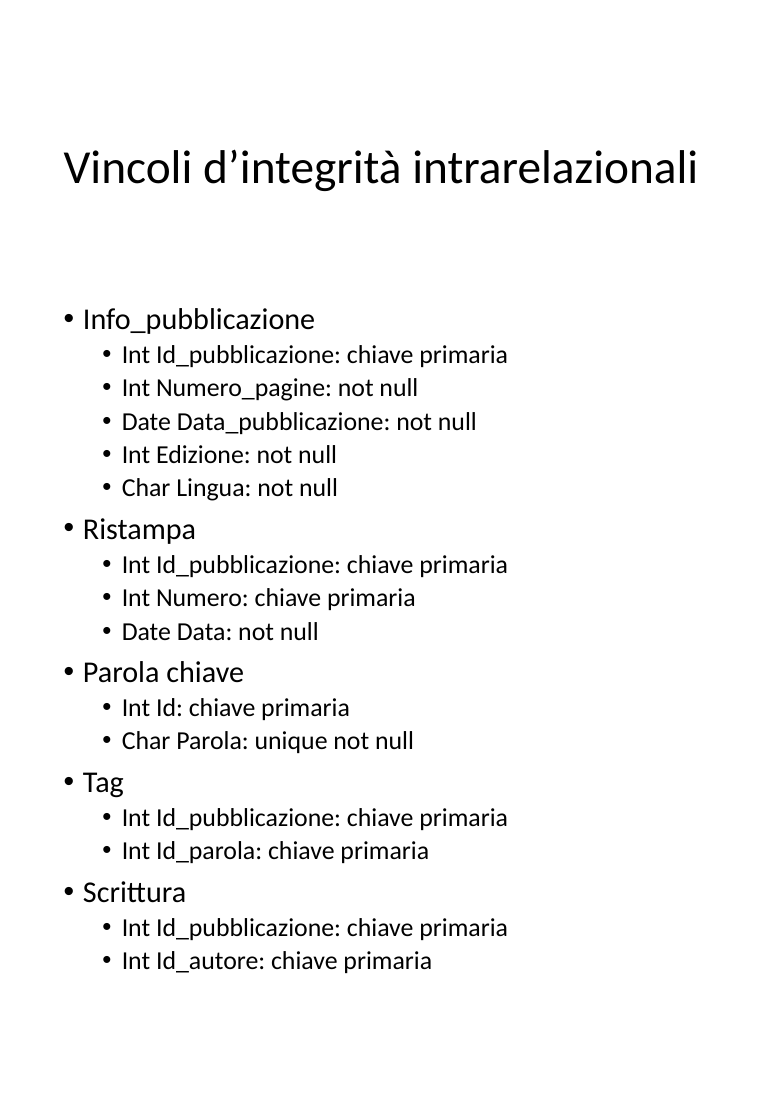
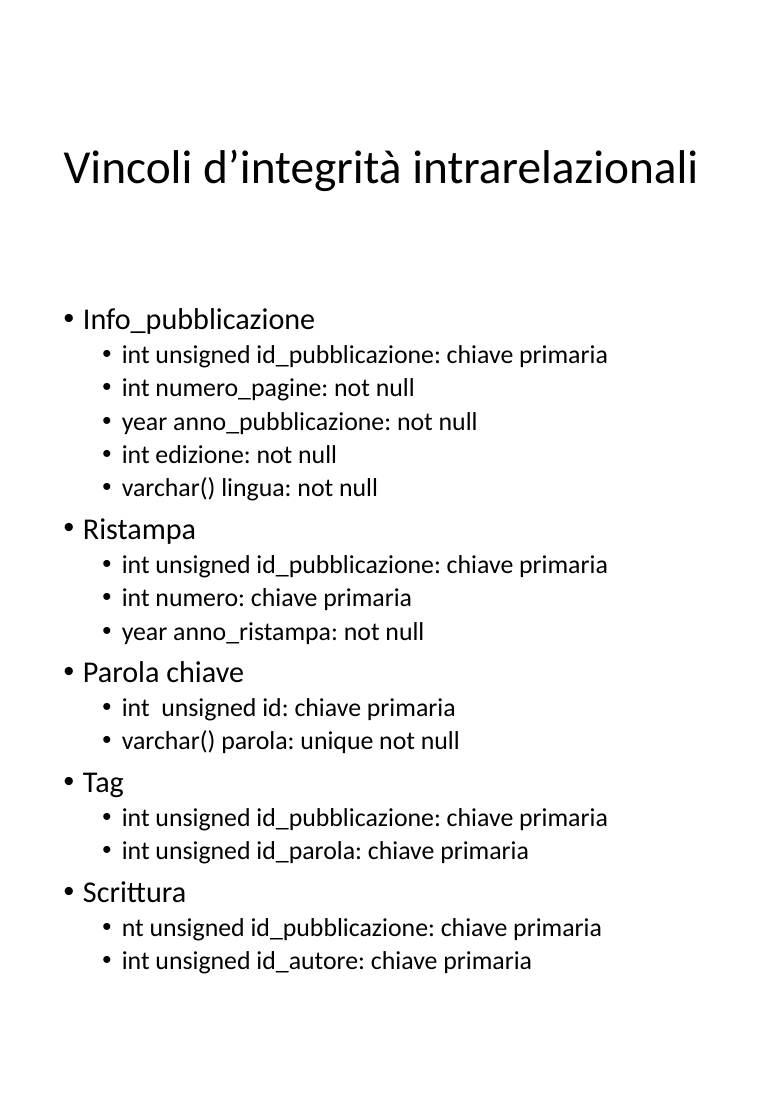
Before and after one commit to vincendep/LBDproject, a slide deck: slide 3 of modello logico/modello logico.pptx. Drawn at 775x1120 pixels with LibreOffice and Linux fonts; fonts in the diff are those of the drawing. Boxes give left, top, right and bottom in pixels: in the first picture for what was removed or moved away, otherwise in the second. Text is boxed around its words. In the diff, an @@ line names an element or a change of style, - is before the commit and + after.

```diff
--- a/modello logico/modello logico.pptx
+++ b/modello logico/modello logico.pptx
@@ text at box(122, 345, 608, 501): text changed @@
-  • Int Id_pubblicazione: chiave primaria
-  • Int Numero_pagine: not null
-  • Date Data_pubblicazione: not null
-  • Int Edizione: not null
-  • Char Lingua: not null
+  • int unsigned id_pubblicazione: chiave primaria
+  • int numero_pagine: not null
+  • year anno_pubblicazione: not null
+  • int edizione: not null
+  • varchar() lingua: not null
@@ text at box(122, 555, 608, 644): text changed @@
-  • Int Id_pubblicazione: chiave primaria
-  • Int Numero: chiave primaria
-  • Date Data: not null
+  • int unsigned id_pubblicazione: chiave primaria
+  • int numero: chiave primaria
+  • year anno_ristampa: not null
@@ text at box(122, 698, 460, 753): text changed @@
-  • Int Id: chiave primaria
-  • Char Parola: unique not null
+  • int unsigned id: chiave primaria
+  • varchar() parola: unique not null
@@ text at box(122, 808, 608, 864): text changed @@
-  • Int Id_pubblicazione: chiave primaria
-  • Int Id_parola: chiave primaria
+  • int unsigned id_pubblicazione: chiave primaria
+  • int unsigned id_parola: chiave primaria
@@ text at box(122, 918, 602, 974): text changed @@
-  • Int Id_pubblicazione: chiave primaria
-  • Int Id_autore: chiave primaria
+  • nt unsigned id_pubblicazione: chiave primaria
+  • int unsigned id_autore: chiave primaria
```
Also in this commit, not shown: 5 other slides changed, 7 other files.
